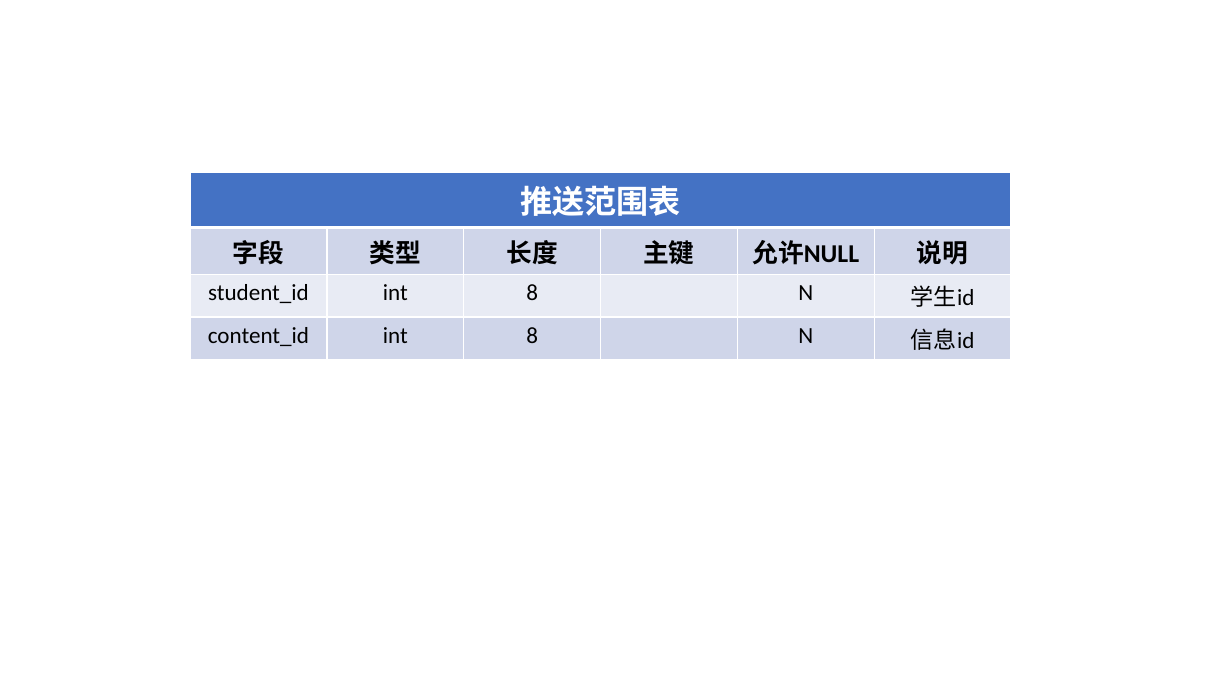
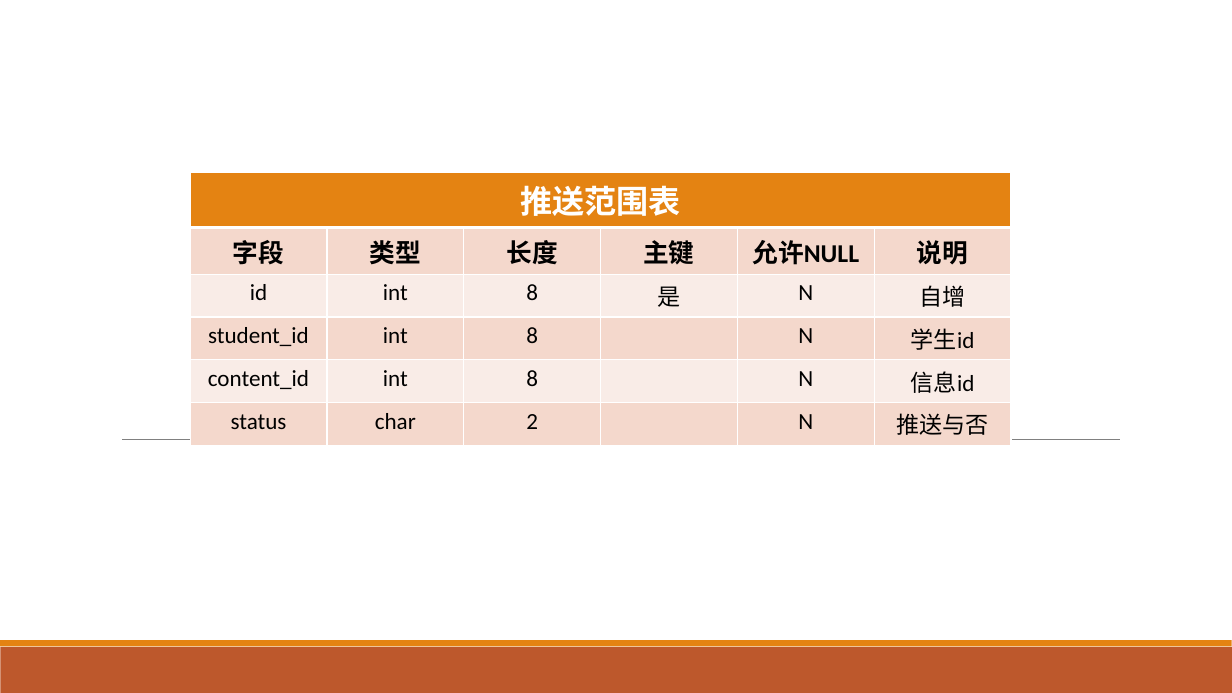
Before and after one commit to zeweidan/chicken_group_project, a slide deck: slide 2 of db/数据表.pptx. Drawn at 1232x693 pixels with LibreOffice and Linux fonts; fonts in the diff are those of the drawing. Boxes give left, top, right and bottom in pixels: in the first picture for what was removed or moved away, otherwise in the second. Text is boxed around its words. In the diff, an @@ line names an element or a change of style, - is before the commit and + after.

```diff
--- a/db/数据表.pptx
+++ b/db/数据表.pptx
@@ table at (x1=190, y1=172, x2=1011, y2=439) @@
+row 3: id | int | 8 | 是 | N | 自增
+row 6: status | char | 2 |  | N | 推送与否
@@ line added from (122, 439) to (1120, 439), #808080 0.5 pt @@
@@ rectangle added at (x1=0, y1=647, x2=1232, y2=693), fill #BD582C @@
@@ rectangle added at (x1=0, y1=640, x2=1232, y2=647), fill #E48312 @@
```
Also in this commit, not shown: 3 other slides changed, 7 other files.
